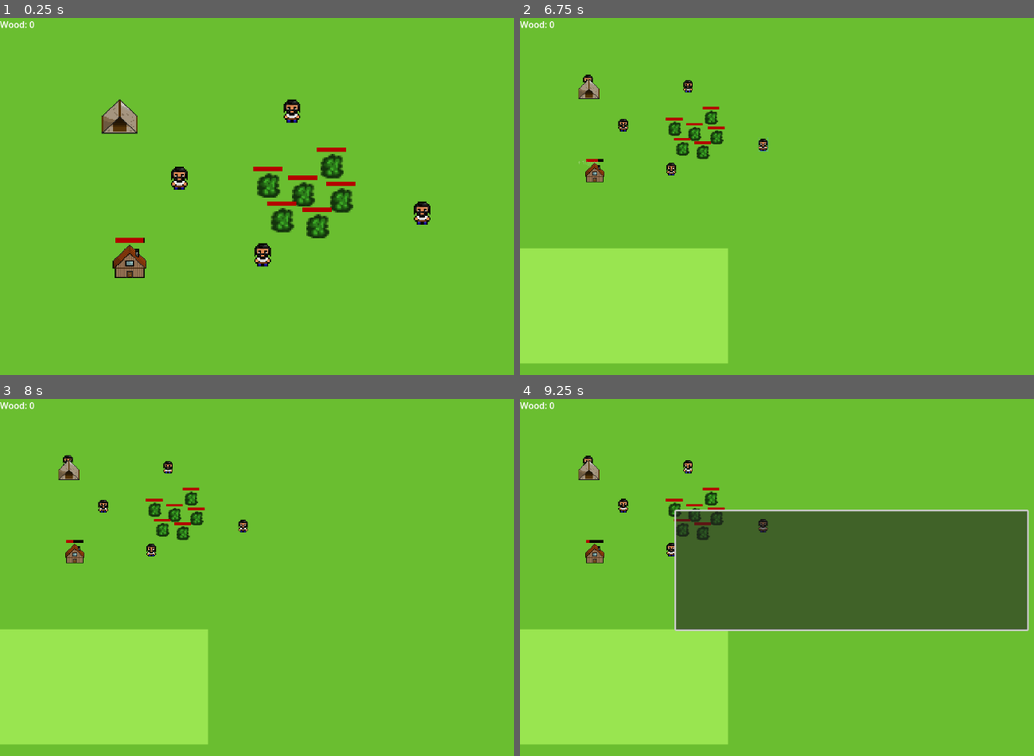
Above: before the commit, frames 1-4 (two rows, left to right).
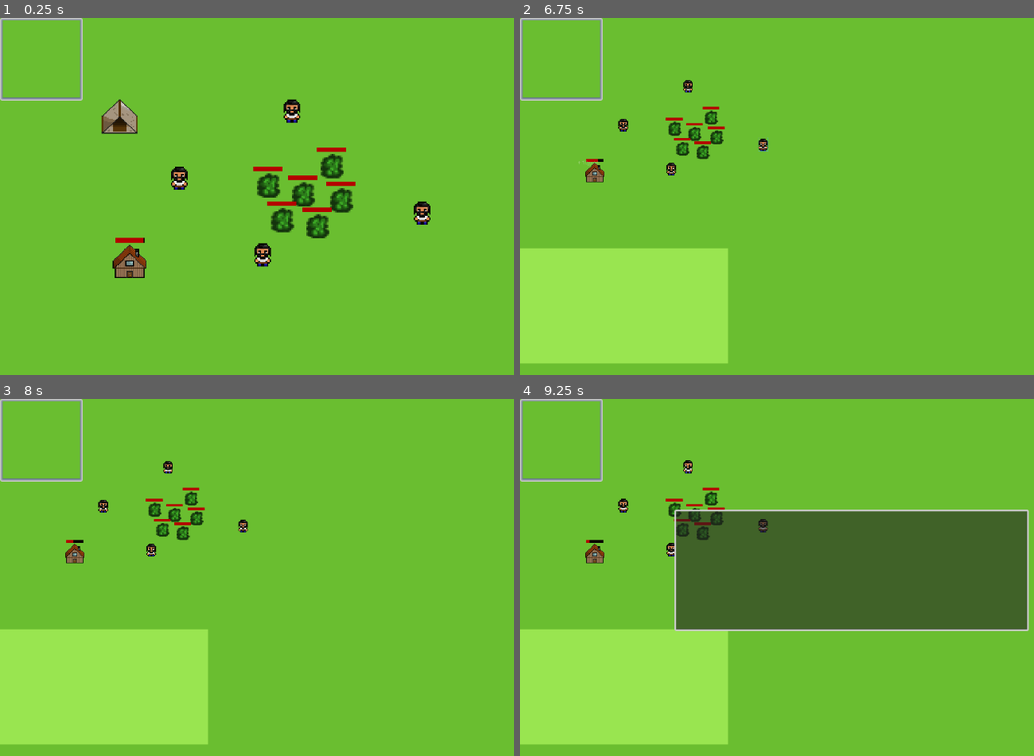
Above: after the commit, the same moments.

Repository: LukasDeRuiter/BigBattles
Game: Godot game, scene res://Scenes/world.tscn
Same seed, same stepped clock (60 frames per second), same inputs: the game is played once before the commit and once after it. This scene is started directly instead of the project's main scene.
Inputs (mouse positions are in pixels of both pictures, inside the frame that each line leads up to):
- Up to frame 1 (0.25 s): no input
- Up to frame 2 (6.75 s): drag from (699, 178) to (859, 200) at 0.52 s; drag from (782, 253) to (859, 200) at 1.27 s; move the mouse to (812, 110) at 2.02 s; hold Left (ui_left) 2.03-2.75 s; tap Mouse wheel down (WheelDown) at 2.1, 6.6 s; click (812, 110) at 2.17 s; drag from (838, 185) to (648, 142) at 2.77 s; drag from (612, 110) to (761, 196) at 3.52 s; drag from (977, 178) to (761, 196) at 4.27 s; click "Yes" at 5 s; click "No" at 5.75 s; move the mouse to (607, 100) at 6.52 s; hold Up (ui_up) from 6.53 s (still down); click (607, 100) at 6.67 s
- Up to frame 3 (8 s): release Up (ui_up) at 7.25 s; drag from (380, 498) to (164, 531) at 7.27 s
- Up to frame 4 (9.25 s): move the mouse to (807, 648) at 8.02 s; press the mouse at (807, 648) at 8.03 s; hold Right (ui_right) 8.03-8.75 s; release the mouse at (807, 648) at 8.75 s; drag from (1028, 631) to (674, 509) at 8.77 s

The runs differ from the first frame. In frame 1, 0.6% of the frame differs, in the area x 0-17%, y 0-24%; in frame 2, 0.8%; in frame 3, 0.8%; in frame 4, 0.8%.

Commit message:
add minimap

Diff:
--- /dev/null
+++ b/Scenes/MiniMap.tscn
@@ -0,0 +1,58 @@
+[gd_scene load_steps=4 format=3 uid="uid://djb3dtp4f3v7q"]
+
+[ext_resource type="Texture2D" uid="uid://b13xw2bhx2gsj" path="res://assets/tiles/sprGrass.png" id="1_7o5as"]
+[ext_resource type="Script" uid="uid://umj85qsp8u1d" path="res://Scripts/sub_viewport.gd" id="1_t6pwb"]
+
+[sub_resource type="StyleBoxFlat" id="StyleBoxFlat_86bf6"]
+bg_color = Color(0.235535, 0.328145, 0.449014, 1)
+border_width_left = 7
+border_width_top = 7
+border_width_right = 7
+border_width_bottom = 7
+border_blend = true
+corner_radius_top_left = 3
+corner_radius_top_right = 3
+corner_radius_bottom_right = 3
+corner_radius_bottom_left = 3
+
+[node name="MiniMap" type="Control"]
+layout_mode = 3
+anchors_preset = 0
+offset_right = 40.0
+offset_bottom = 40.0
+
+[node name="BG" type="Panel" parent="."]
+layout_mode = 0
+offset_right = 150.0
+offset_bottom = 150.0
+theme_override_styles/panel = SubResource("StyleBoxFlat_86bf6")
+
+[node name="SubViewportContainer" type="SubViewportContainer" parent="."]
+layout_mode = 0
+offset_left = 5.0
+offset_top = 4.0
+offset_right = 285.0
+offset_bottom = 293.0
+scale = Vector2(0.5, 0.5)
+
+[node name="SubViewport" type="SubViewport" parent="SubViewportContainer"]
+handle_input_locally = false
+size = Vector2i(280, 280)
+render_target_update_mode = 4
+script = ExtResource("1_t6pwb")
+
+[node name="TextureRect" type="TextureRect" parent="SubViewportContainer/SubViewport"]
+offset_left = -4.0
+offset_top = -6.0
+offset_right = 5450.0
+offset_bottom = 2859.0
+scale = Vector2(2, 2)
+texture = ExtResource("1_7o5as")
+
+[node name="Camera" type="Camera2D" parent="SubViewportContainer/SubViewport"]
+position = Vector2(567, 369)
+limit_left = 0
+limit_top = 0
+
+[node name="Units" type="Node2D" parent="SubViewportContainer/SubViewport"]
+y_sort_enabled = true
--- /dev/null
+++ b/Scenes/minimap/TentSprite.tscn
@@ -0,0 +1,8 @@
+[gd_scene load_steps=2 format=3 uid="uid://knh76i7df8e8"]
+
+[ext_resource type="Texture2D" uid="uid://obg4p210bniw" path="res://assets/buildings/tent-1.png" id="1_2v5nl"]
+
+[node name="Tent-1" type="Sprite2D"]
+position = Vector2(1, -17)
+scale = Vector2(1.048, 1)
+texture = ExtResource("1_2v5nl")
--- /dev/null
+++ b/Scenes/minimap/TreeSprite.tscn
@@ -0,0 +1,7 @@
+[gd_scene load_steps=2 format=3 uid="uid://1gonc5hq2ovd"]
+
+[ext_resource type="Texture2D" uid="uid://c1pe2ah02a5jt" path="res://assets/objects/tree.png" id="1_t4w6n"]
+
+[node name="Tree" type="Sprite2D"]
+position = Vector2(-1, -8)
+texture = ExtResource("1_t4w6n")
--- /dev/null
+++ b/Scenes/minimap/UnitSprite.tscn
@@ -0,0 +1,9 @@
+[gd_scene load_steps=2 format=3 uid="uid://2fn58mpr5xxj"]
+
+[ext_resource type="Texture2D" uid="uid://bu3lnr02tc38x" path="res://assets/units/player.png" id="1_4am8x"]
+
+[node name="Player" type="Sprite2D"]
+scale = Vector2(0.5, 0.513)
+texture = ExtResource("1_4am8x")
+hframes = 15
+frame = 4
--- a/Scenes/ui.tscn
+++ b/Scenes/ui.tscn
@@ -1,6 +1,7 @@
-[gd_scene load_steps=3 format=3 uid="uid://cij15l5momjuo"]
+[gd_scene load_steps=4 format=3 uid="uid://cij15l5momjuo"]
 
 [ext_resource type="Script" uid="uid://cww26cdbwp1i7" path="res://Scripts/ui.gd" id="1_jxero"]
+[ext_resource type="PackedScene" uid="uid://djb3dtp4f3v7q" path="res://Scenes/MiniMap.tscn" id="2_qdvrb"]
 
 [sub_resource type="StyleBoxFlat" id="StyleBoxFlat_jxero"]
 bg_color = Color(0.133196, 0.133196, 0.133196, 0.588235)
@@ -22,3 +23,5 @@
 [node name="Label" type="Label" parent="."]
 offset_right = 40.0
 offset_bottom = 23.0
+
+[node name="MiniMap" parent="." instance=ExtResource("2_qdvrb")]
--- a/Scenes/unit.tscn
+++ b/Scenes/unit.tscn
@@ -24,6 +24,23 @@
 border_width_bottom = 2
 border_color = Color(0.223529, 0.8, 0.8, 1)
 border_blend = true
+
+[sub_resource type="Animation" id="Animation_3rt3l"]
+resource_name = "Idle"
+length = 0.9
+loop_mode = 1
+tracks/0/type = "value"
+tracks/0/imported = false
+tracks/0/enabled = true
+tracks/0/path = NodePath("Player:frame")
+tracks/0/interp = 1
+tracks/0/loop_wrap = true
+tracks/0/keys = {
+"times": PackedFloat32Array(0, 0.305407, 0.605088),
+"transitions": PackedFloat32Array(1, 1, 1),
+"update": 1,
+"values": [0, 1, 2]
+}
 
 [sub_resource type="Animation" id="Animation_8omp6"]
 length = 0.001
@@ -74,23 +91,6 @@
 "values": [7, 8, 9, 10]
 }
 
-[sub_resource type="Animation" id="Animation_3rt3l"]
-resource_name = "Idle"
-length = 0.9
-loop_mode = 1
-tracks/0/type = "value"
-tracks/0/imported = false
-tracks/0/enabled = true
-tracks/0/path = NodePath("Player:frame")
-tracks/0/interp = 1
-tracks/0/loop_wrap = true
-tracks/0/keys = {
-"times": PackedFloat32Array(0, 0.305407, 0.605088),
-"transitions": PackedFloat32Array(1, 1, 1),
-"update": 1,
-"values": [0, 1, 2]
-}
-
 [sub_resource type="AnimationLibrary" id="AnimationLibrary_lpvrq"]
 _data = {
 &"Idle": SubResource("Animation_3rt3l"),
--- /dev/null
+++ b/Scripts/sub_viewport.gd
@@ -0,0 +1,13 @@
+extends SubViewport
+
+var tent = preload("res://Scenes/minimap/TentSprite.tscn")
+var unit = preload("res://Scenes/minimap/UnitSprite.tscn")
+var tree = preload("res://Scenes/minimap/TreeSprite.tscn")
+
+@onready var camera = $Camera
+
+func _ready():
+	updateMap()
+
+func updateMap():
+	pass
Not shown, added: Scripts/sub_viewport.gd.uid
